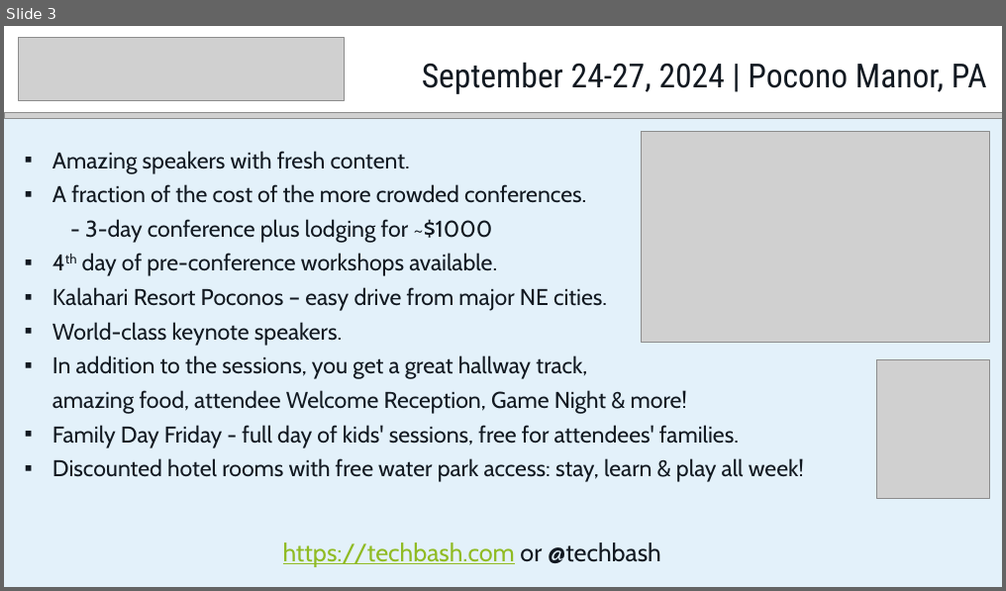
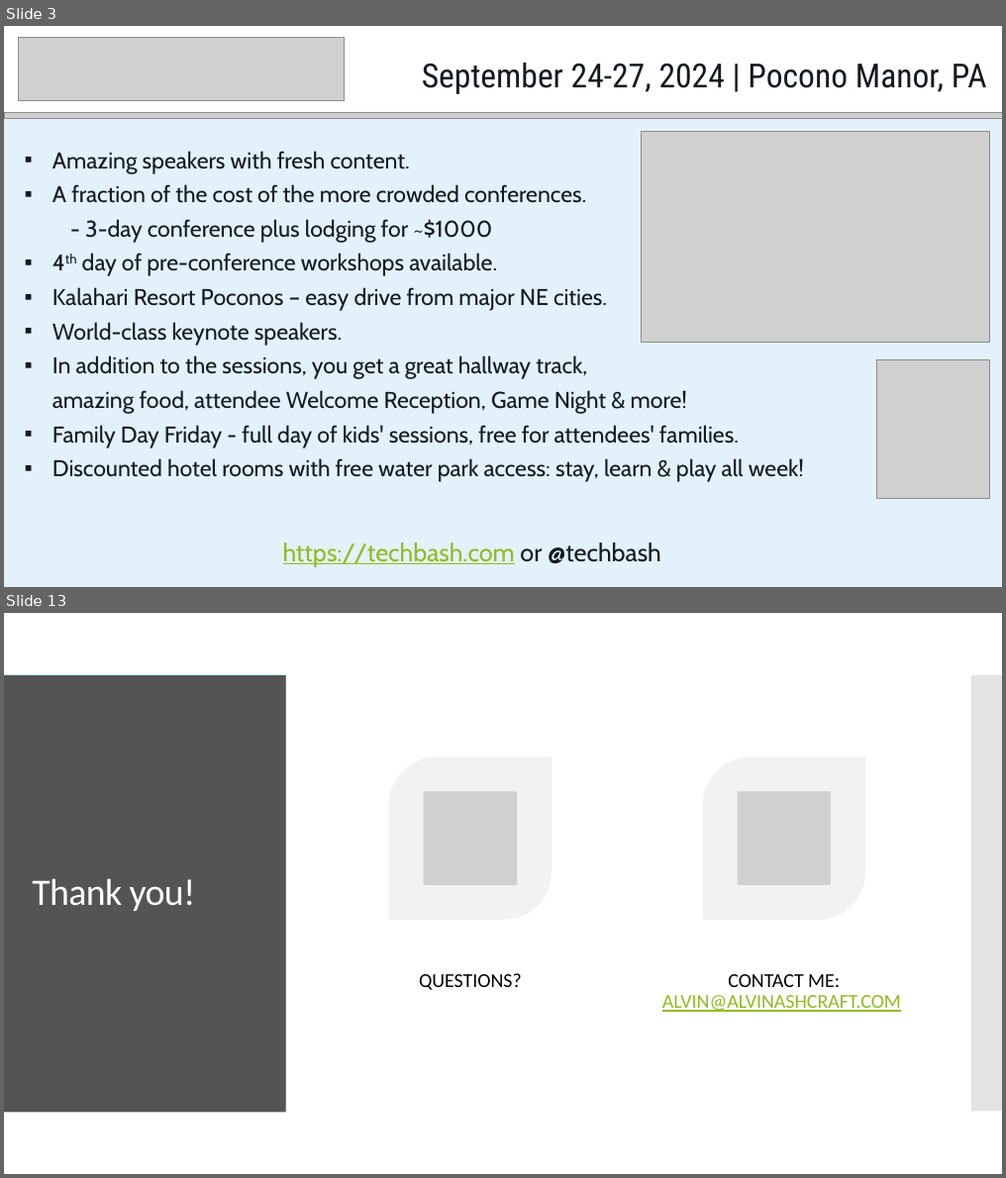
Before and after one commit to alvinashcraft/speaking, a slide deck: 2024/0320_BostonDotNetArch/GetStartedWithWinUI3.pptx. Shown one above the other, each under a label of ours: slide 3 before the commit, slides 3 and 13 after it; the slides between them are not shown. The pictures are 1006x591 and 1006x1178 pixels, drawn with LibreOffice and Linux fonts; fonts in the diff are those of the drawing; grey boxes stand for pictures. Boxes give left, top, right and bottom in pixels: in the first picture for what was removed or moved away, otherwise in the second. Text is boxed around its words. In the diff, an @@ line names an element or a change of style, - is before the commit and + after.

```diff
--- a/2024/0320_BostonDotNetArch/GetStartedWithWinUI3.pptx
+++ b/2024/0320_BostonDotNetArch/GetStartedWithWinUI3.pptx
@@ slide 13 added at (x1=4, y1=613, x2=1002, y2=1174), background #FFFFFF @@
@@ rectangle added at (x1=4, y1=675, x2=286, y2=1112), fill #40BAD2 @@
@@ rectangle added at (x1=4, y1=675, x2=286, y2=1112), fill #545454 @@
@@ rectangle added at (x1=971, y1=675, x2=1002, y2=1112), fill #C8C8C8 at 50% opacity @@
@@ title added at (x1=32, y1=878, x2=196, y2=911), 36 pt, text #FFFFFF @@
+Thank you!
@@ group added at (x1=389, y1=757, x2=901, y2=1012): 2 round diag rects, 2 pictures, 2 texts @@
+QUESTIONS?
+CONTACT ME: ALVIN@ALVINASHCRAFT.COM
```
Also in this commit, not shown: 1 slide changed, 8 other slides added.
